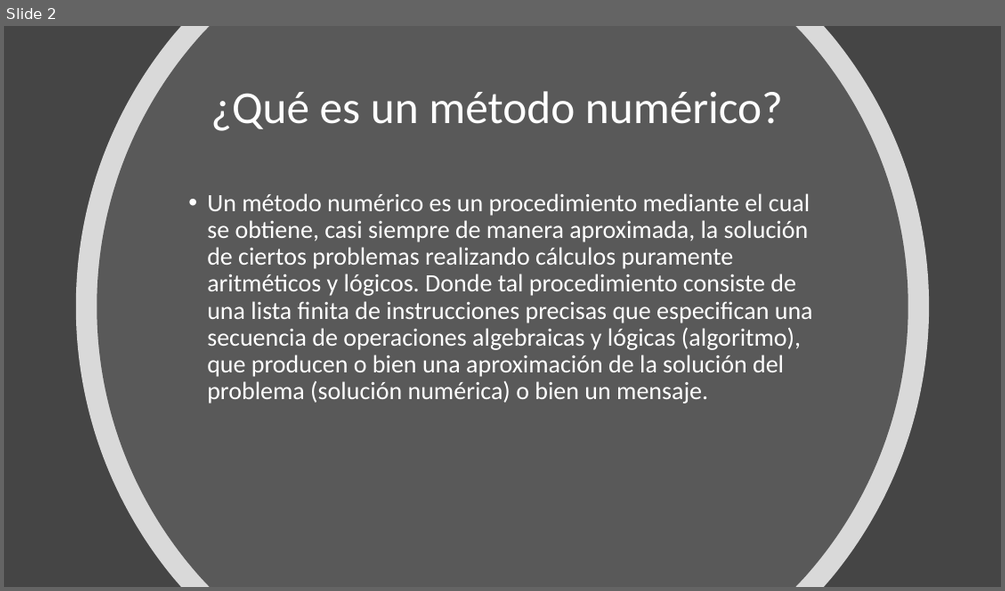
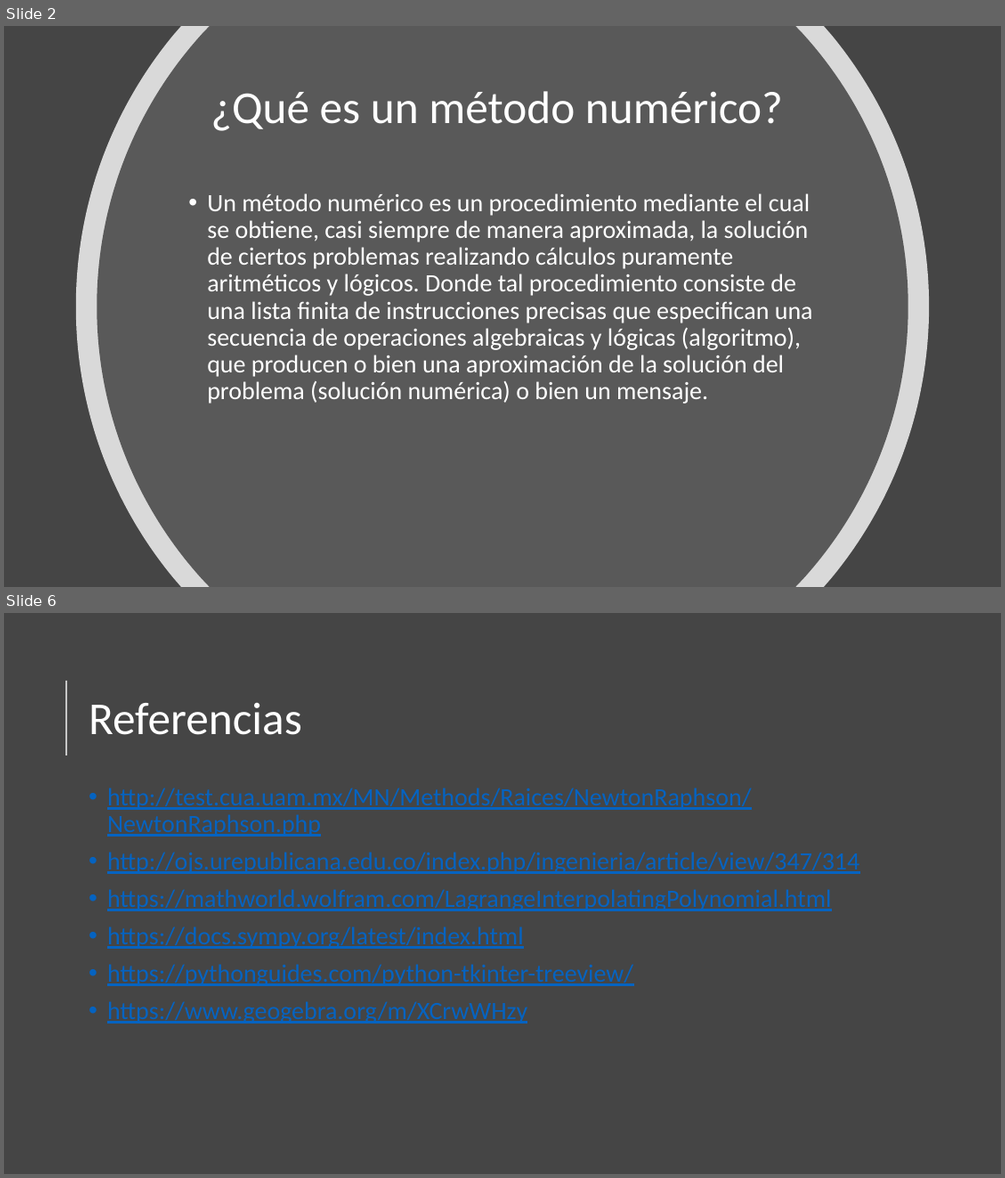
Before and after one commit to Crxwler/Numerical-Methods, a slide deck: Documentos/metodos_numericos.pptx. Shown one above the other, each under a label of ours: slide 2 before the commit, slides 2 and 6 after it; the slides between them are not shown. The pictures are 1005x591 and 1005x1178 pixels, drawn with LibreOffice and Linux fonts; fonts in the diff are those of the drawing. Boxes give left, top, right and bottom in pixels: in the first picture for what was removed or moved away, otherwise in the second. Text is boxed around its words. In the diff, an @@ line names an element or a change of style, - is before the commit and + after.

```diff
--- a/Documentos/metodos_numericos.pptx
+++ b/Documentos/metodos_numericos.pptx
@@ slide 6 added at [4, 613, 1001, 1174], background #454545 @@
@@ line added from (66, 755) to (66, 681), #FFFFFF 1.5 pt @@
@@ title added at [89, 703, 302, 735], 44 pt, text #FFFFFF @@
+Referencias
@@ text added at [107, 787, 859, 1023], 24 pt, text #0563C1, underline @@
+• http://test.cua.uam.mx/MN/Methods/Raices/NewtonRaphson/NewtonRaphson.php
+• http://ojs.urepublicana.edu.co/index.php/ingenieria/article/view/347/314
+• https://mathworld.wolfram.com/LagrangeInterpolatingPolynomial.html
+• https://docs.sympy.org/latest/index.html
+• https://pythonguides.com/python-tkinter-treeview/
+• https://www.geogebra.org/m/XCrwWHzy
```
Also in this commit, not shown: 1 slide changed, 2 other slides added, 3 other files.
